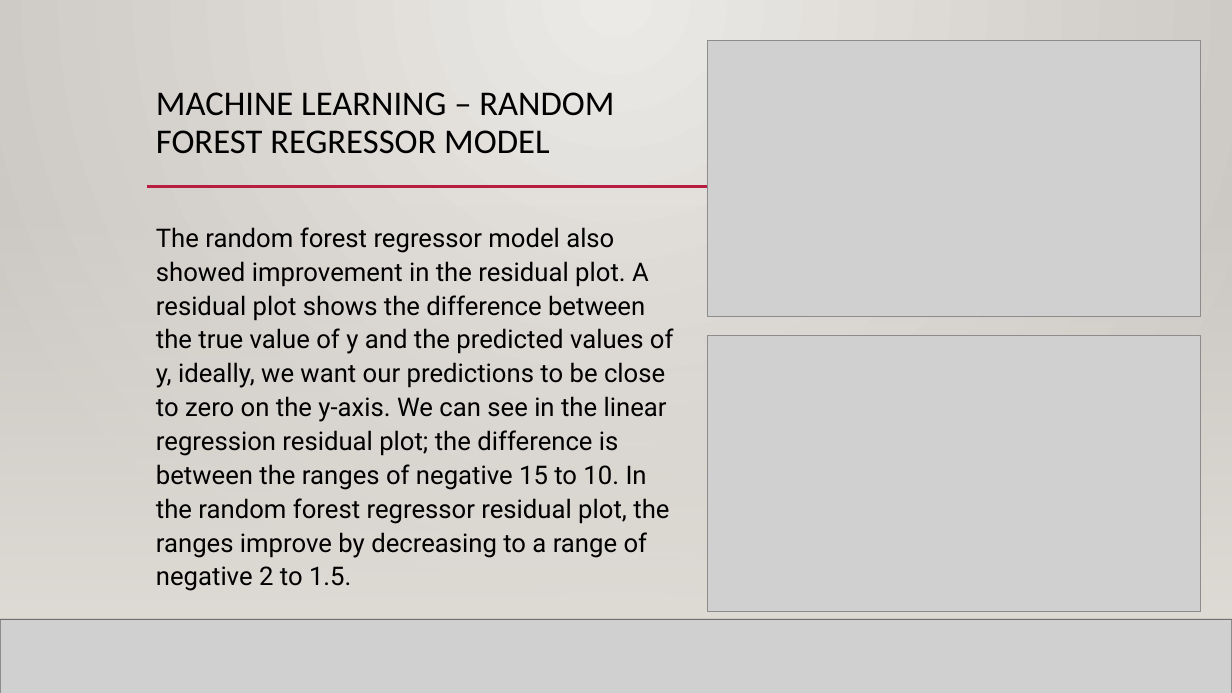
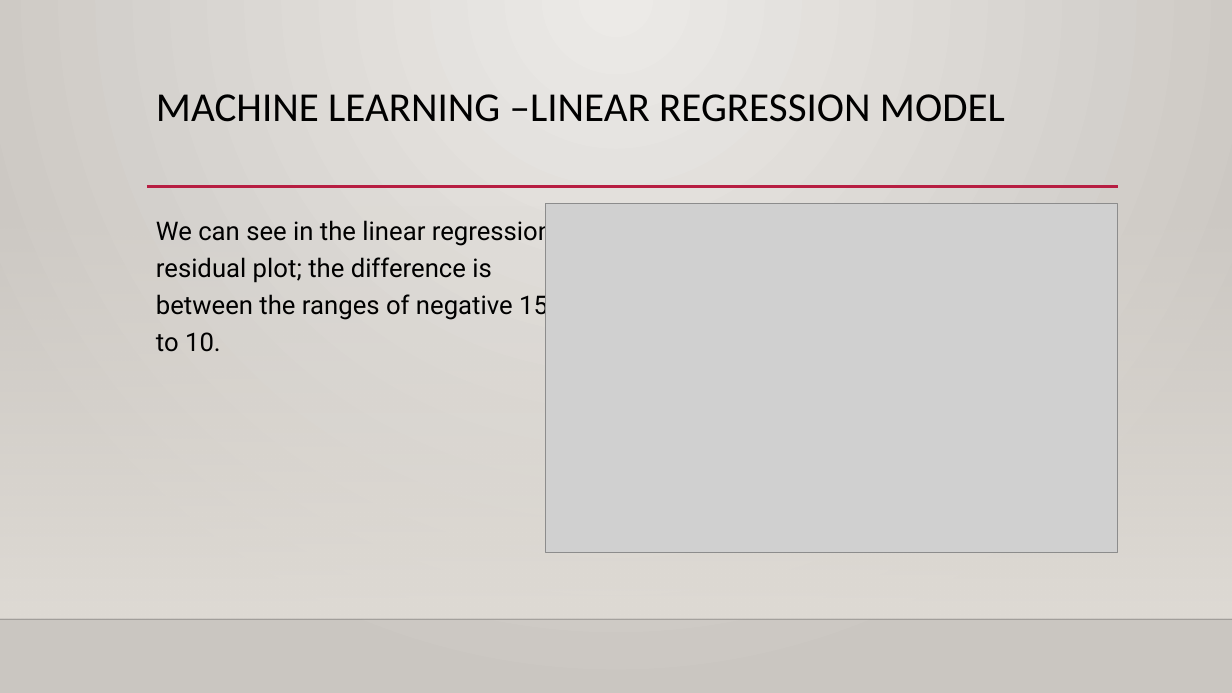
Before and after one commit to NensiH/Social_media_impact, a slide deck: slide 13 of Presentation/Social Media Impact_final_ppt.pptx (slide 7 before the commit). Drawn at 1232x693 pixels with LibreOffice and Linux fonts; fonts in the diff are those of the drawing; grey boxes stand for pictures; background and template pictures are left out. Boxes give left, top, right and bottom in pixels: in the first picture for what was removed or moved away, otherwise in the second. Text is boxed around its words. In the diff, an @@ line names an element or a change of style, - is before the commit and + after.

Commit message:
Final Presentation in progress

```diff
--- a/Presentation/Social Media Impact_final_ppt.pptx
+++ b/Presentation/Social Media Impact_final_ppt.pptx
@@ rectangle removed at (0,0,1232,693) @@
@@ picture removed at (708,41,1201,316) @@
@@ title at (156,94,1005,122): text changed; size 27 to 32 pt @@
-MACHINE LEARNING – RANDOM FOREST REGRESSOR MODEL
+MACHINE LEARNING –LINEAR REGRESSION MODEL
@@ rectangle removed at (0,204,1232,619) @@
@@ line removed from (147, 187) to (708, 187) @@
@@ picture: place and size @@
-picture at (708,335,1201,611)
+picture at (545,203,1117,552)
@@ text at (156,216,552,352): text changed @@
-The random forest regressor model also showed improvement in the residual plot. A residual plot shows the difference between the true value of y and the predicted values of y, ideally, we want our predictions to be close to zero on the y-axis. We can see in the linear regression residual plot; the difference is between the ranges of negative 15 to 10. In the random forest regressor residual plot, the ranges improve by decreasing to a range of negative 2 to 1.5.
+We can see in the linear regression residual plot; the difference is between the ranges of negative 15 to 10.
@@ picture removed at (0,619,1232,693) @@
@@ line removed from (0, 619) to (1232, 619) @@
```
Also in this commit, not shown: 4 other slides changed, 13 slides added, 1 other file.
